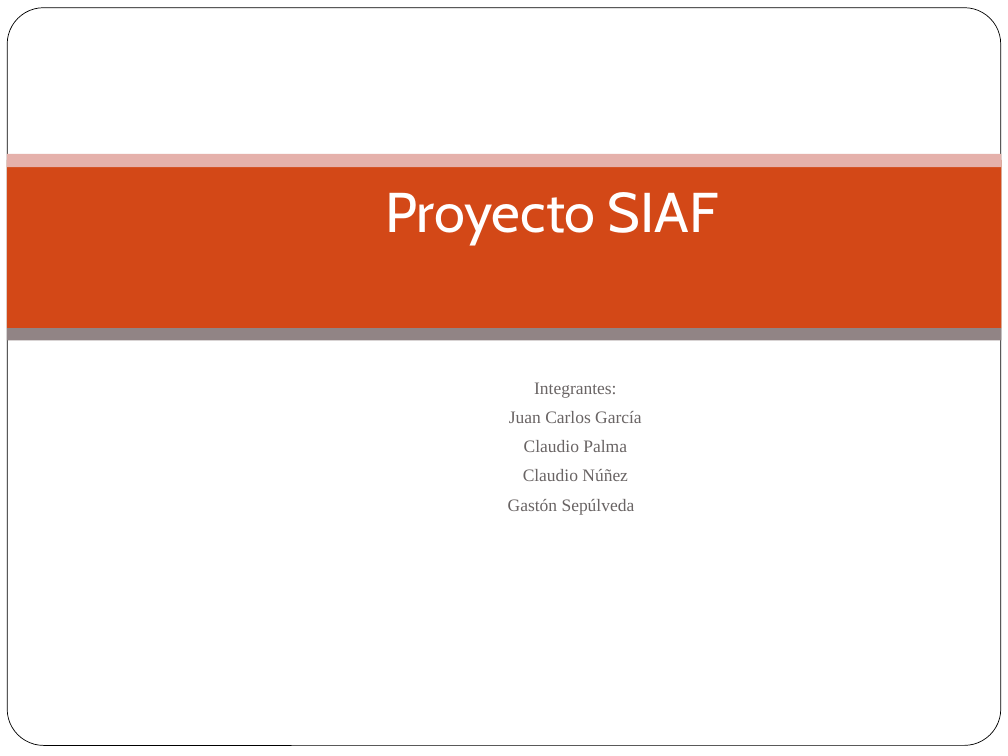
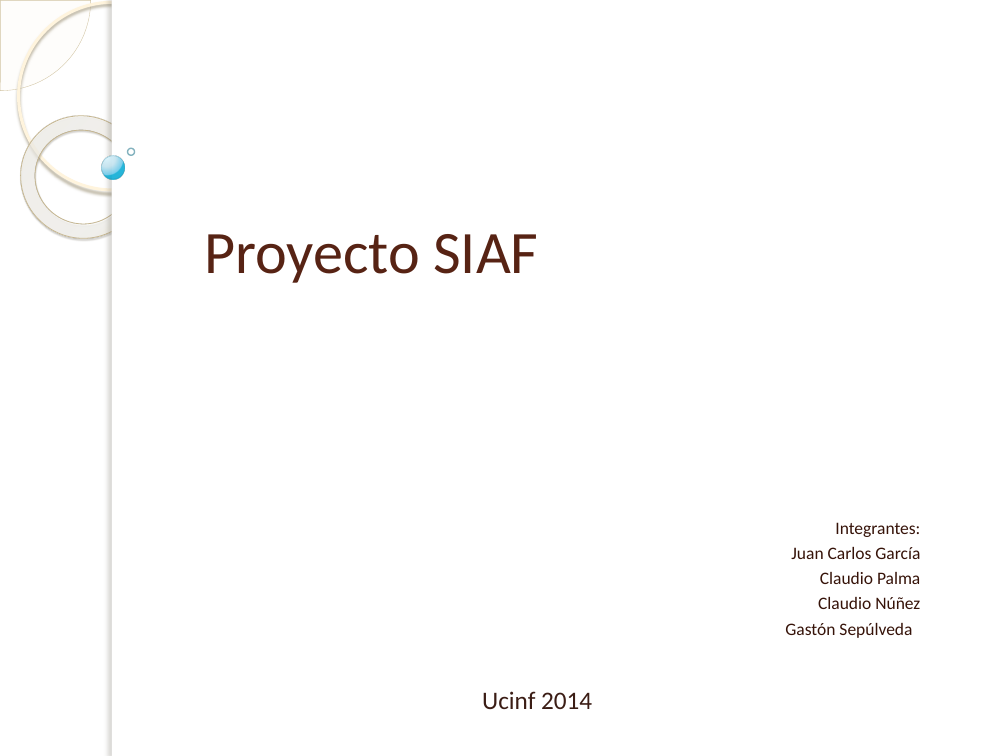
Before and after one commit to tonporaqui/DocProyecto, a slide deck: slide 1 of Proyecto SIAF.pptx. Drawn at 1008x756 pixels with LibreOffice and Linux fonts; fonts in the diff are those of the drawing; background and template pictures are left out. Boxes give left, top, right and bottom in pixels: in the first picture for what was removed or moved away, otherwise in the second. Text is boxed around its words. In the diff, an @@ line names an element or a change of style, - is before the commit and + after.

```diff
--- a/Proyecto SIAF.pptx
+++ b/Proyecto SIAF.pptx
@@ pie slice (boxed as its full ellipse) added at box(0, 0, 91, 91), fill #FEFAF4 at 33% opacity, outline #D3C39F 0.25 pt @@
@@ rounded rectangle removed at box(7, 8, 1001, 746) @@
@@ ellipse added at box(18, 2, 206, 190), outline #FFF5DE 2.15 pt @@
@@ rectangle added at box(112, 0, 1008, 756), fill #FFFFFF @@
@@ rectangle added at box(112, 0, 120, 756), fill #FFFFFF @@
@@ donut added at box(0, 91, 169, 263), fill gradient #FFFCF6 to #FFFEFB to #F0D28E, outline #C7B893 0.58 pt @@
@@ title "Proyecto SIAF" at box(204, 234, 538, 283): size 40 to 43 pt, font Cabin to Calibri, text colour #FFFFFF to #572314; alignment centre to left; vertical alignment middle to bottom @@
@@ ellipse added at box(128, 148, 135, 155), outline #318093 1 pt @@
@@ rectangle removed at box(7, 159, 1002, 328) @@
@@ rectangle removed at box(7, 154, 1002, 167) @@
@@ ellipse added at box(102, 156, 125, 179), fill gradient #DAF4FF to #C3E3F0 to #6BC7E8 to #00ABD5, outline #308EA5 0.16 pt @@
@@ rectangle removed at box(7, 329, 1002, 341) @@
@@ subtitle "Integrantes:": place and size @@
-subtitle "Integrantes:" at box(508, 382, 642, 514)
+subtitle "Integrantes:" at box(785, 522, 920, 638)
@@ subtitle "Integrantes:" at box(785, 522, 920, 638): font Times New Roman to Calibri, text colour #696464 to #361309; alignment centre to right; indent changed; line spacing 1 to 0.8 @@
@@ text added at box(482, 691, 592, 709), 18 pt, text #3B1D15 @@
+Ucinf 2014
```
Also in this commit, not shown: 4 other slides changed, 8 slides added, 2 slides removed, 1 other file.
